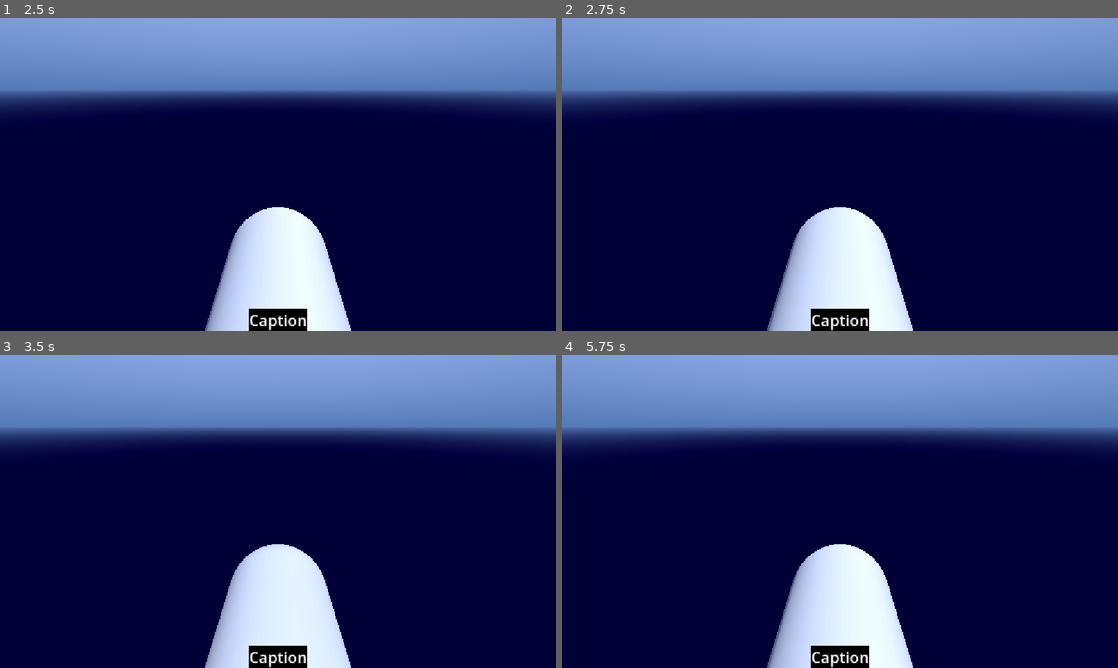
Above: before the commit, frames 1-4 (two rows, left to right).
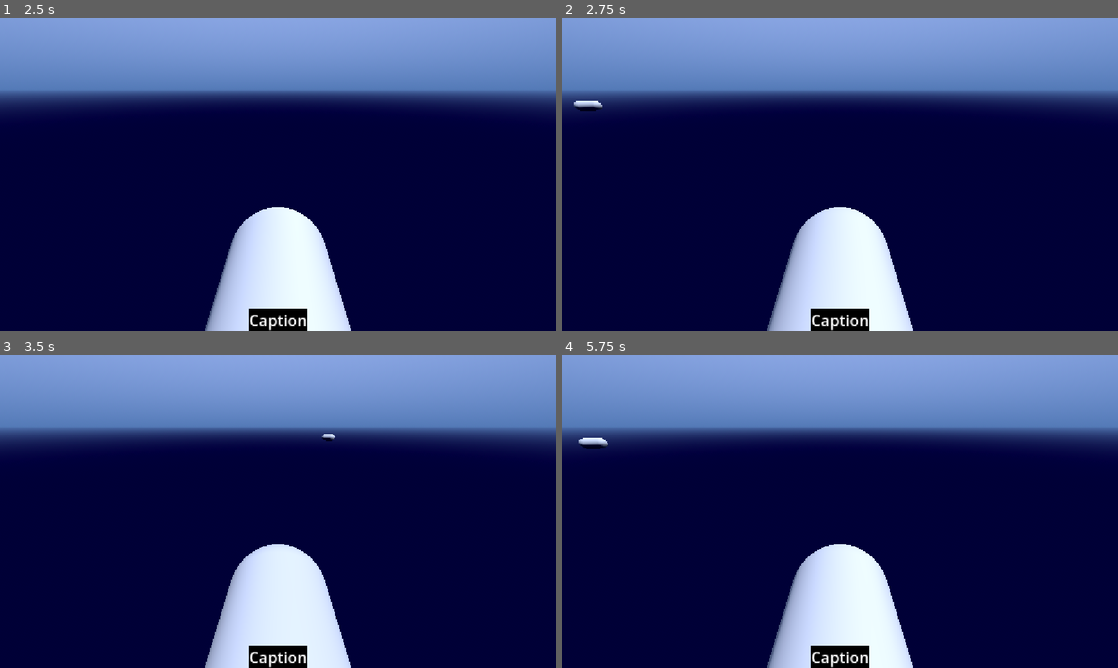
Above: after the commit, the same moments.

Repository: PeterDrake/yachtsinkers
Game: Godot game, scene res://yachtsinkers.tscn
The game is run twice, just before and just after one commit, with the same random seed, the same clock (stepped at 60 frames per second) and the same inputs. Sound files missing from this copy of the repository are replaced by a short silence.
Inputs:
- Up to frame 1 (2.5 s): tap Enter (ui_accept) at 0.5, 0.77, 1.25, 1.52 s; hold Up (forward) 0.53-2.03 s; tap Space (space) at 0.6, 1.35, 2.1 s; hold Left (left) from 2.03 s (still down)
- Up to frame 2 (2.75 s): keep holding Left (left)
- Up to frame 3 (3.5 s): keep holding Left (left); tap Space (space) at 2.85 s; tap Enter (ui_accept) at 3.02 s
- Up to frame 4 (5.75 s): release Left (left) at 3.53 s; hold Down (ui_down) 3.53-4.28 s; tap Space (space) at 3.6, 4.35, 5.1 s; tap Enter (ui_accept) at 3.77, 4.25, 4.52 s; hold Right (right) 4.28-5.03 s; hold Up (forward) from 5.03 s (still down)

Frame 1 is identical in both runs. In frame 2, 0.1% of the frame differs, in the area x 2-8%, y 26-30%; in frame 3, less than 0.1%; in frame 4, 0.2%, in the area x 3-9%, y 26-30%.
Error in both runs: Out of bounds get index '0' (on base: 'PackedStringArray') (res://speech.gd:3)

Commit message:
Added phil

Diff:
--- a/yachtsinkers.tscn
+++ b/yachtsinkers.tscn
@@ -76,6 +76,13 @@
 transform = Transform3D(1, 0, 0, 0, 1, 0, 0, 0, 1, 9.528457, 0, 8.739593)
 text = "GLADIS: Get in, loser. We're going YachtSinking.
 DELILAH: Schweet.
-GLADIS: Any advice?
+GLADIS: Any advice, Delilah?
 DELILAH: Try to ram the yacht very, very hard.
 Your ram damage is now increased."
+
+[node name="PhilOrca" parent="." unique_id=213966905 instance=ExtResource("6_o76c1")]
+transform = Transform3D(1, 0, 0, 0, 1, 0, 0, 0, 1, -31.856575, 0, 6.070155)
+text = "GLADIS: Phil, I need to slow these yachts down.
+PHIL: You could try biting the rudder.
+GLADIS: How would I do that?
+PHIL: Get behind the yacht. When you hear the rudder splashing, press B."
